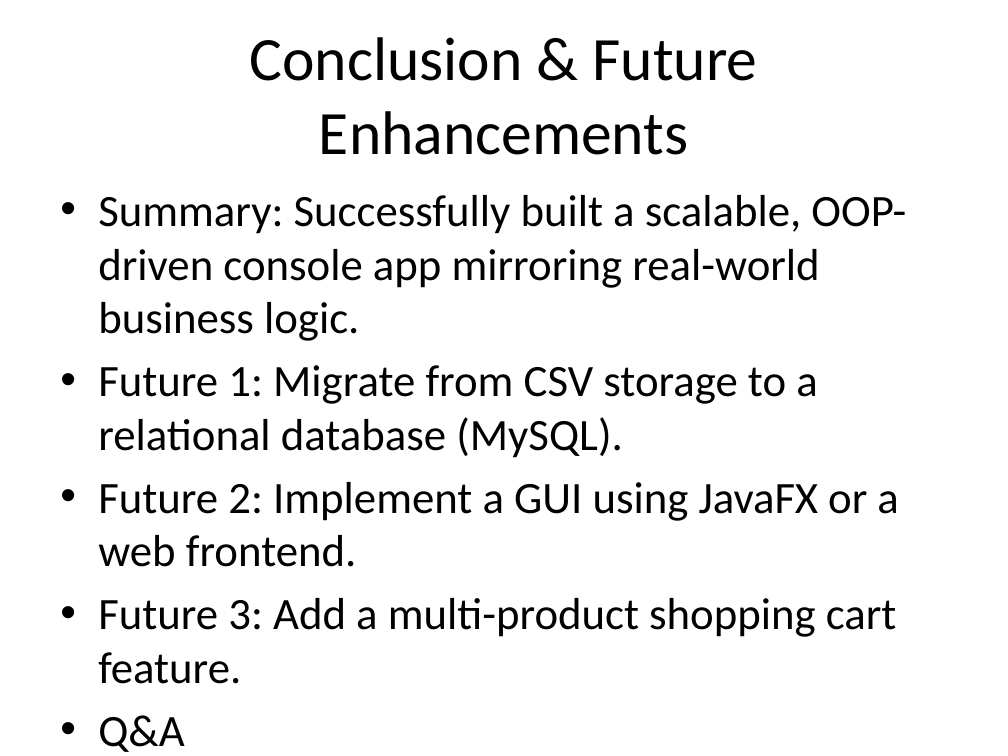
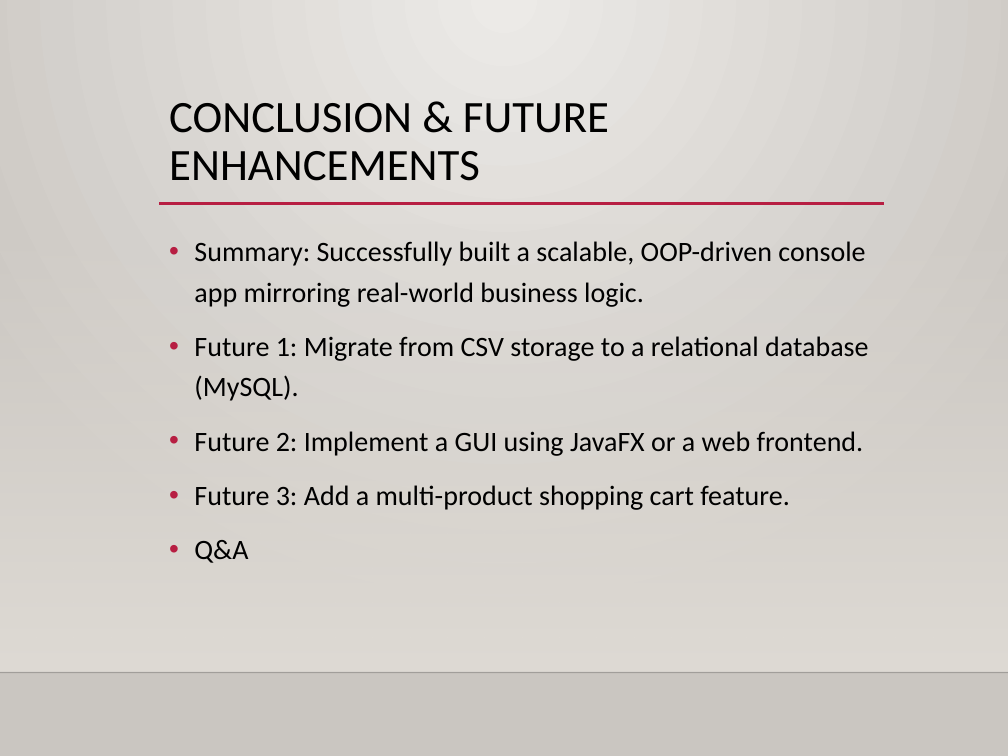
Before and after one commit to revanthkumarreddy-35/E-commerce-Product-Catalog-Hierarchy, a slide deck: slide 8 of Ecommerce_Presentation.pptx. Drawn at 1008x756 pixels with LibreOffice and Linux fonts; fonts in the diff are those of the drawing; background and template pictures are left out. Boxes give left, top, right and bottom in pixels: in the first picture for what was removed or moved away, otherwise in the second. Text is boxed around its words. In the diff, an @@ line names an element or a change of style, - is before the commit and + after.

```diff
--- a/Ecommerce_Presentation.pptx
+++ b/Ecommerce_Presentation.pptx
@@ background #FFFFFF to gradient #ECEAE7 to #CAC7C1 @@
@@ title "CONCLUSION & FUTURE ENHANCEMENTS" at <box>169,103,609,181</box>: vertical alignment middle to top @@
@@ title at <box>169,103,609,181</box>: text changed; size 44 to 32 pt @@
-Conclusion & Future Enhancements
+CONCLUSION & FUTURE ENHANCEMENTS
@@ line added from (159, 204) to (884, 204), #B71E42 2.5 pt @@
@@ rectangle added at <box>0,222,1008,671</box>, fill gradient #DFDBD5 @@
@@ text "Summary: Successfully built a scalable, ...": place and size @@
-text "Summary: Successfully built a scalable, ..." at <box>98,195,906,684</box>
+text "Summary: Successfully built a scalable, ..." at <box>194,241,868,563</box>
@@ text "Summary: Successfully built a scalable, ..." at <box>194,241,868,563</box>: size 32 to 20 pt; indent changed; line spacing 1 to 1.2; more space between paragraphs @@
@@ line added from (0, 672) to (1008, 672), #000001 1 pt @@
```
Also in this commit, not shown: 7 other slides changed, 2 other files.
